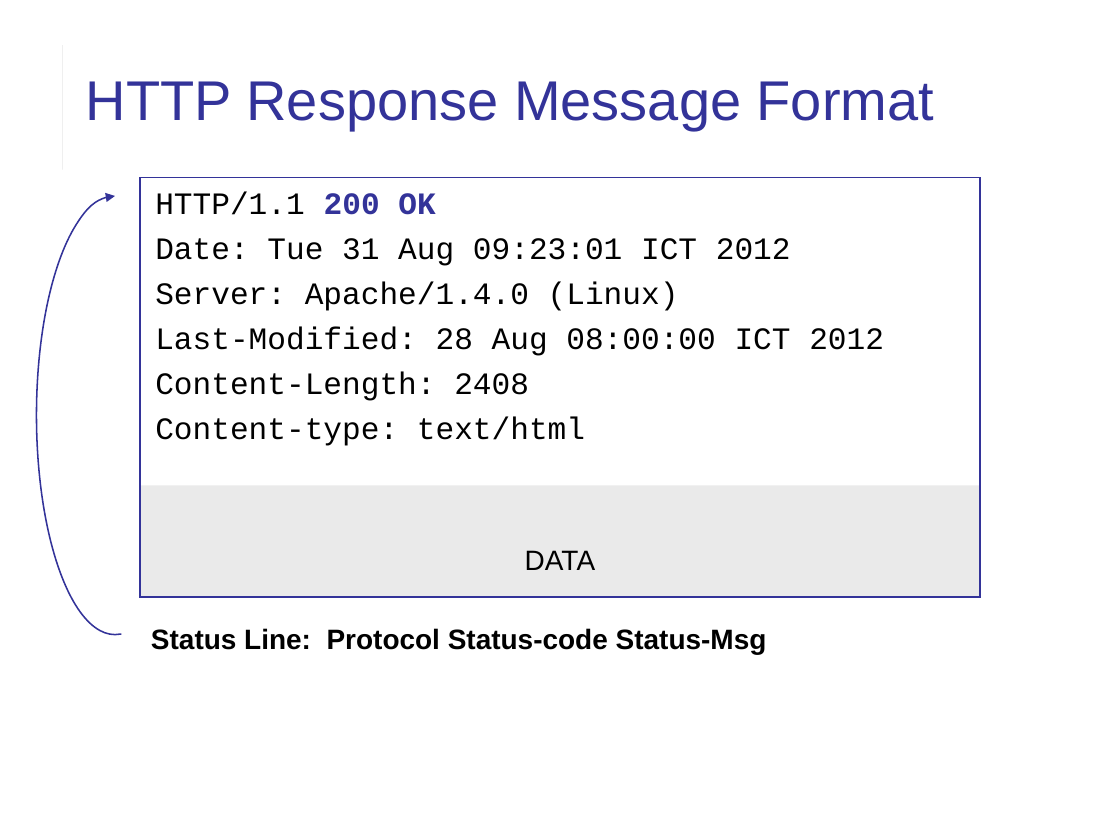
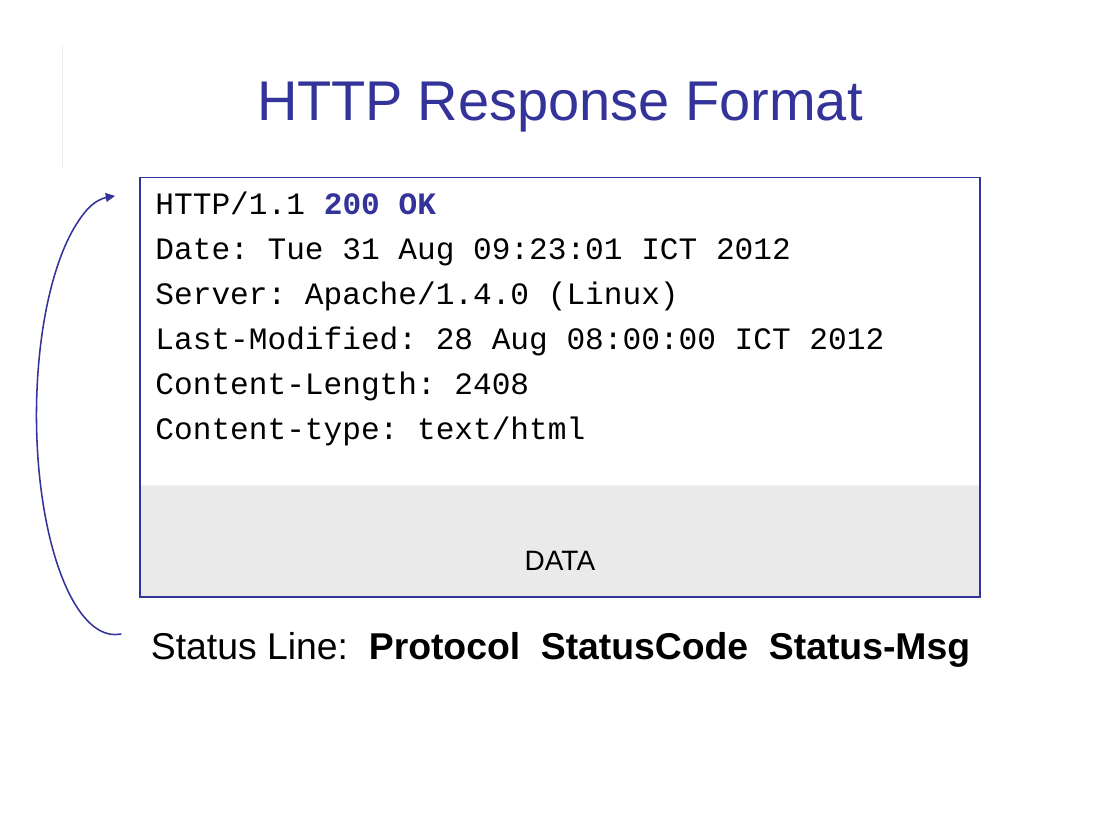
Before and after one commit to cpske/ISP, a slide deck: slide 19 of web/HTTP.ppt (slide 14 before the commit). Drawn at 1120x840 pixels with LibreOffice and Linux fonts; fonts in the diff are those of the drawing. Boxes give left, top, right and bottom in pixels: in the first picture for what was removed or moved away, otherwise in the second. Text is boxed around its words. In the diff, an @@ line names an element or a change of style, - is before the commit and + after.

Commit message:
update some material on http

```diff
--- a/web/HTTP.ppt
+++ b/web/HTTP.ppt
@@ title at bbox=[257, 81, 862, 130]: text changed @@
-HTTP Response Message Format
+HTTP Response Format
@@ text at bbox=[151, 632, 970, 666]: text changed; size 18 to 24 pt @@
-Status Line: Protocol Status-code Status-Msg
+Status Line: Protocol StatusCode Status-Msg
```
Also in this commit, not shown: 15 other slides changed, 12 slides added, 1 slide removed, 2 other files.
